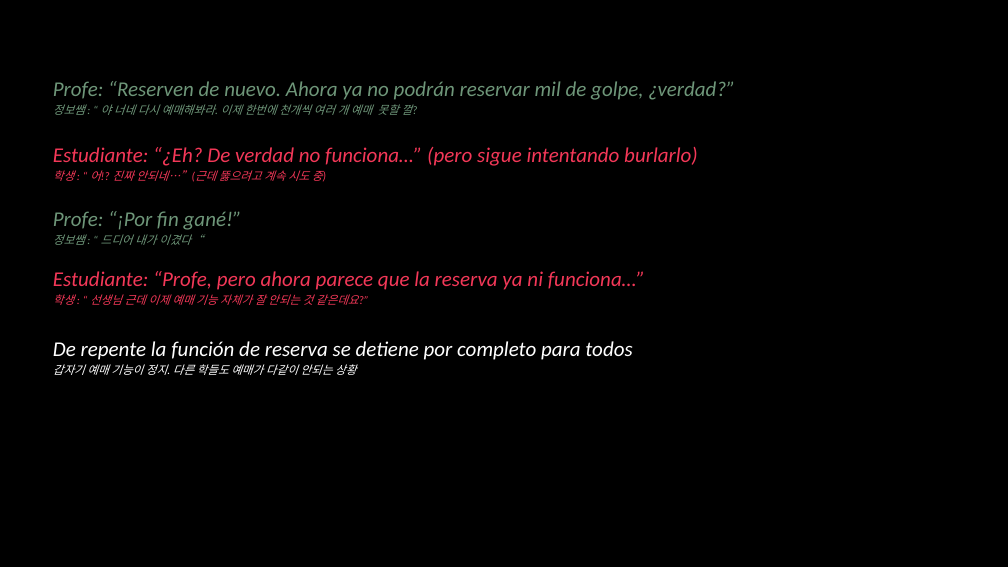
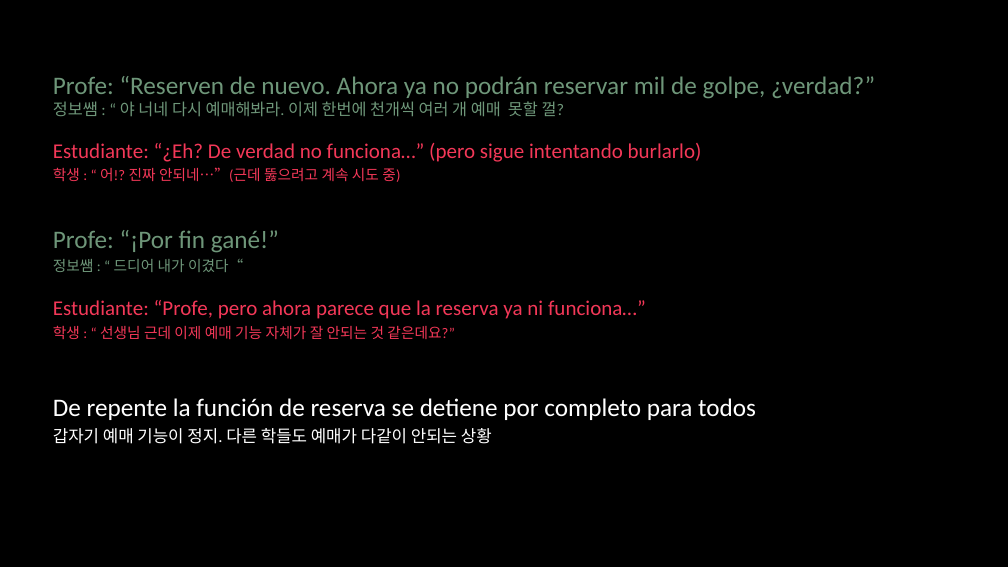
Before and after one commit to shk-cell/Macro_Classroom, a slide deck: slide 22 of AI기반 바이브코딩 시대의 교사역할과 교수학습설계 (ES-KO).pptx. Drawn at 1008x567 pixels with LibreOffice and Linux fonts; fonts in the diff are those of the drawing. Boxes give left, top, right and bottom in pixels: in the first picture for what was removed or moved away, otherwise in the second. Text is boxed around its words. In the diff, an @@ line names an element or a change of style, - is before the commit and + after.

```diff
--- a/AI기반 바이브코딩 시대의 교사역할과 교수학습설계 (ES-KO).pptx
+++ b/AI기반 바이브코딩 시대의 교사역할과 교수학습설계 (ES-KO).pptx
@@ text "Profe: “Reserven de nuevo. Ahora ..." at (53, 76, 875, 117): size 20 to 24 pt in "Profe: “Reserven de nuevo. Ahora ya no ..."; italic off; size 11 to 15.5 pt in "정보쌤 : “ 야 너네 다시 예매해봐라. ..."; line spacing 1.2 to 1 @@
@@ text "Estudiante: “¿Eh? De verdad no ..." at (53, 143, 702, 182): italic off; size 11 to 14 pt in "학생 : “ 어!? 진짜 안되네…”(근데 뚫으려고 ..." @@
@@ text "Profe: “¡Por fin gané!”": place and size @@
-text "Profe: “¡Por fin gané!”" at (53, 211, 242, 245)
+text "Profe: “¡Por fin gané!”" at (53, 230, 279, 272)
@@ text "Profe: “¡Por fin gané!”" at (53, 230, 279, 272): size 20 to 24 pt in "Profe: “¡Por fin gané!”"; italic off; size 11 to 14 pt in "정보쌤 : “ 드디어 내가 이겼다“" @@
@@ text "Estudiante: “Profe, pero ahora parece ...": place and size @@
-text "Estudiante: “Profe, pero ahora parece ..." at (53, 271, 645, 305)
+text "Estudiante: “Profe, pero ahora parece ..." at (53, 300, 646, 339)
@@ text "Estudiante: “Profe, pero ahora parece ..." at (53, 300, 646, 339): italic off; size 11 to 14 pt in "학생 : “ 선생님 근데 이제 예매 ..." @@
@@ text "De repente la función de ...": place and size @@
-text "De repente la función de ..." at (53, 341, 632, 375)
+text "De repente la función de ..." at (53, 398, 756, 444)
@@ text "De repente la función de ..." at (53, 398, 756, 444): size 20 to 24 pt in "De repente la función de reserva se ..."; italic off; size 11 to 16 pt in "갑자기 예매 기능이 정지. 다른 학들도 예매가 ..." @@
```
Also in this commit, not shown: 29 other slides changed.
